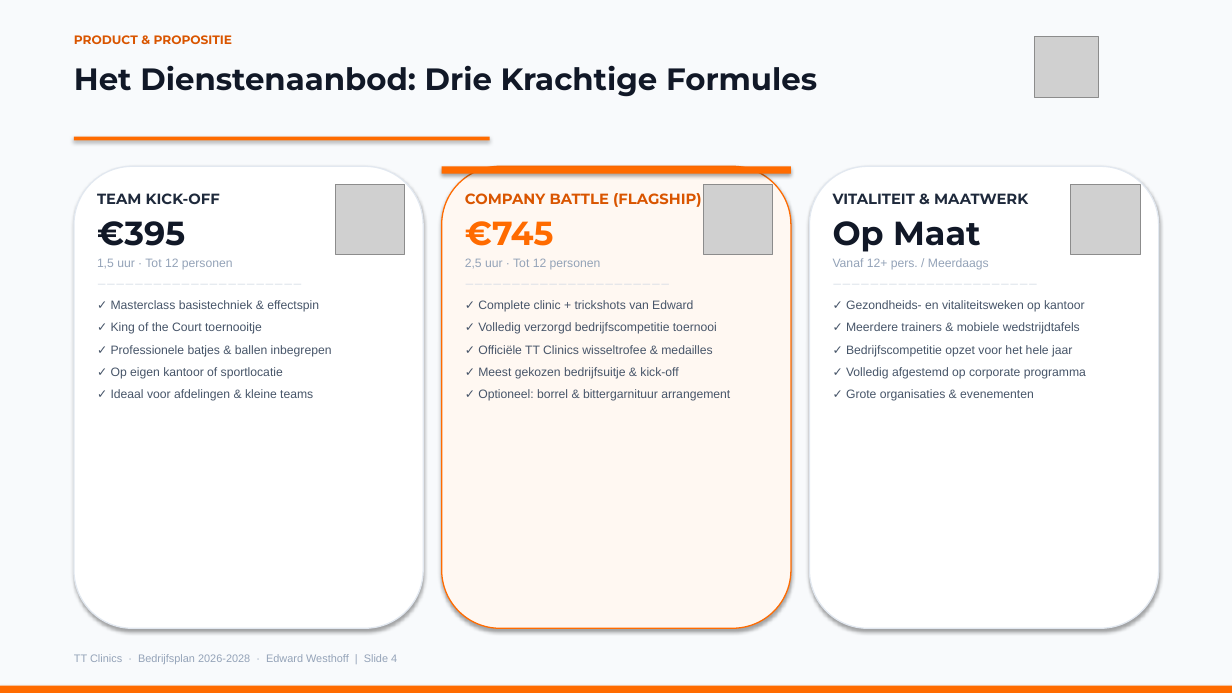
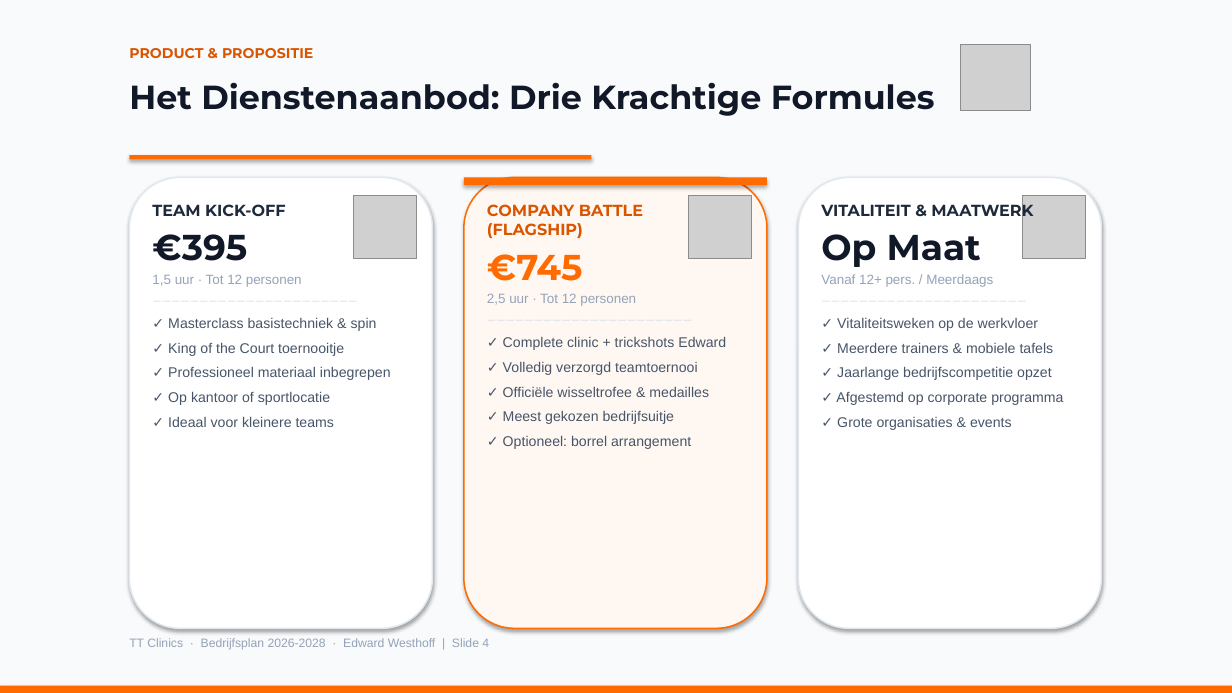
Before and after one commit to radder1972/TTClinics, a slide deck: slide 4 of TT_Clinics_Bedrijfsplan.pptx. Drawn at 1232x693 pixels with LibreOffice and Linux fonts; fonts in the diff are those of the drawing; grey boxes stand for pictures. Boxes give left, top, right and bottom in pixels: in the first picture for what was removed or moved away, otherwise in the second. Text is boxed around its words. In the diff, an @@ line names an element or a change of style, - is before the commit and + after.

```diff
--- a/TT_Clinics_Bedrijfsplan.pptx
+++ b/TT_Clinics_Bedrijfsplan.pptx
@@ text "PRODUCT & PROPOSITIE": place and size @@
-text "PRODUCT & PROPOSITIE" at box(74, 35, 233, 44)
+text "PRODUCT & PROPOSITIE" at box(129, 48, 313, 58)
@@ text "PRODUCT & PROPOSITIE" at box(129, 48, 313, 58): size 9.5 to 11 pt @@
@@ picture: place and size @@
-picture at box(1035, 37, 1098, 97)
+picture at box(961, 44, 1031, 111)
@@ text "Het Dienstenaanbod: Drie Krachtige Formules": place and size @@
-text "Het Dienstenaanbod: Drie Krachtige Formules" at box(74, 65, 817, 97)
+text "Het Dienstenaanbod: Drie Krachtige Formules" at box(129, 82, 935, 116)
@@ text "Het Dienstenaanbod: Drie Krachtige Formules" at box(129, 82, 935, 116): size 24 to 26 pt @@
@@ rectangle: place and size @@
-rectangle at box(74, 137, 490, 140)
+rectangle at box(129, 155, 592, 159)
@@ rounded rectangle: place and size @@
-rounded rectangle at box(74, 166, 423, 628)
+rounded rectangle at box(129, 177, 433, 628)
@@ rounded rectangle at box(129, 177, 433, 628): outline #E2E8F0 1 pt to #E2E8F0 1.2 pt @@
@@ rectangle: place and size @@
-rectangle at box(442, 166, 791, 174)
+rectangle at box(464, 177, 767, 185)
@@ rounded rectangle: place and size @@
-rounded rectangle at box(442, 166, 791, 628)
+rounded rectangle at box(464, 177, 767, 628)
@@ rounded rectangle at box(464, 177, 767, 628): outline #FF6B00 1 pt to #FF6B00 1.2 pt @@
@@ rounded rectangle at box(799, 177, 1102, 628): outline #E2E8F0 1 pt to #E2E8F0 1.2 pt @@
@@ rounded rectangle: place and size @@
-rounded rectangle at box(810, 166, 1159, 628)
+rounded rectangle at box(799, 177, 1102, 628)
@@ text at box(152, 204, 344, 356): size 11.5 to 12.5 pt in "TEAM KICK-OFF"; size 26 to 28 pt in "€395"; size 9.5 to 10.5 pt in "1,5 uur · Tot 12 personen"; size 9.5 to 11 pt in "✓ King of the Court toernooitje" @@
@@ text "TEAM KICK-OFF": place and size @@
-text "TEAM KICK-OFF" at box(97, 193, 332, 401)
+text "TEAM KICK-OFF" at box(152, 204, 391, 427)
@@ picture: place and size @@
-picture at box(335, 185, 405, 254)
+picture at box(354, 196, 417, 259)
@@ text at box(487, 204, 643, 306): size 11.5 to 12.5 pt in "COMPANY BATTLE (FLAGSHIP)"; size 26 to 28 pt in "€745"; size 9.5 to 10.5 pt in "2,5 uur · Tot 12 personen" @@
@@ text "COMPANY BATTLE (FLAGSHIP)": place and size @@
-text "COMPANY BATTLE (FLAGSHIP)" at box(465, 193, 730, 401)
+text "COMPANY BATTLE (FLAGSHIP)" at box(487, 204, 726, 449)
@@ picture: place and size @@
-picture at box(703, 185, 773, 254)
+picture at box(689, 196, 751, 259)
@@ text at box(821, 201, 1033, 287): size 11.5 to 12.5 pt in "VITALITEIT & MAATWERK"; size 26 to 28 pt in "Op Maat"; size 9.5 to 10.5 pt in "Vanaf 12+ pers. / Meerdaags" @@
@@ text "VITALITEIT & MAATWERK": place and size @@
-text "VITALITEIT & MAATWERK" at box(833, 193, 1086, 401)
+text "VITALITEIT & MAATWERK" at box(821, 201, 1063, 430)
@@ picture: place and size @@
-picture at box(1071, 185, 1141, 254)
+picture at box(1023, 196, 1086, 259)
@@ text at box(168, 317, 377, 331): text changed; size 9.5 to 11 pt @@
-✓ Masterclass basistechniek & effectspin
+✓ Masterclass basistechniek & spin
@@ text at box(503, 336, 726, 449): text changed; size 9.5 to 11 pt @@
-✓ Complete clinic + trickshots van Edward
-✓ Volledig verzorgd bedrijfscompetitie toernooi
-✓ Officiële TT Clinics wisseltrofee & medailles
-✓ Meest gekozen bedrijfsuitje & kick-off
-✓ Optioneel: borrel & bittergarnituur arrangement
+✓ Complete clinic + trickshots Edward
+✓ Volledig verzorgd teamtoernooi
+✓ Officiële wisseltrofee & medailles
+✓ Meest gekozen bedrijfsuitje
+✓ Optioneel: borrel arrangement
@@ text at box(836, 342, 1063, 430): text changed; size 9.5 to 11 pt @@
-✓ Gezondheids- en vitaliteitsweken op kantoor
-✓ Meerdere trainers & mobiele wedstrijdtafels
-✓ Bedrijfscompetitie opzet voor het hele jaar
-✓ Volledig afgestemd op corporate programma
-✓ Grote organisaties & evenementen
+✓ Vitaliteitsweken op de werkvloer
+✓ Meerdere trainers & mobiele tafels
+✓ Jaarlange bedrijfscompetitie opzet
+✓ Afgestemd op corporate programma
+✓ Grote organisaties & events
@@ text at box(168, 366, 391, 427): text changed; size 9.5 to 11 pt @@
-✓ Professionele batjes & ballen inbegrepen
-✓ Op eigen kantoor of sportlocatie
-✓ Ideaal voor afdelingen & kleine teams
+✓ Professioneel materiaal inbegrepen
+✓ Op kantoor of sportlocatie
+✓ Ideaal voor kleinere teams
@@ text "TT Clinics · Bedrijfsplan 2026-2028 ...": place and size @@
-text "TT Clinics · Bedrijfsplan 2026-2028 ..." at box(74, 654, 397, 664)
+text "TT Clinics · Bedrijfsplan 2026-2028 ..." at box(129, 638, 489, 650)
@@ text "TT Clinics · Bedrijfsplan 2026-2028 ..." at box(129, 638, 489, 650): size 8.5 to 9.5 pt @@
```
Also in this commit, not shown: 10 other slides changed, 2 other files.
